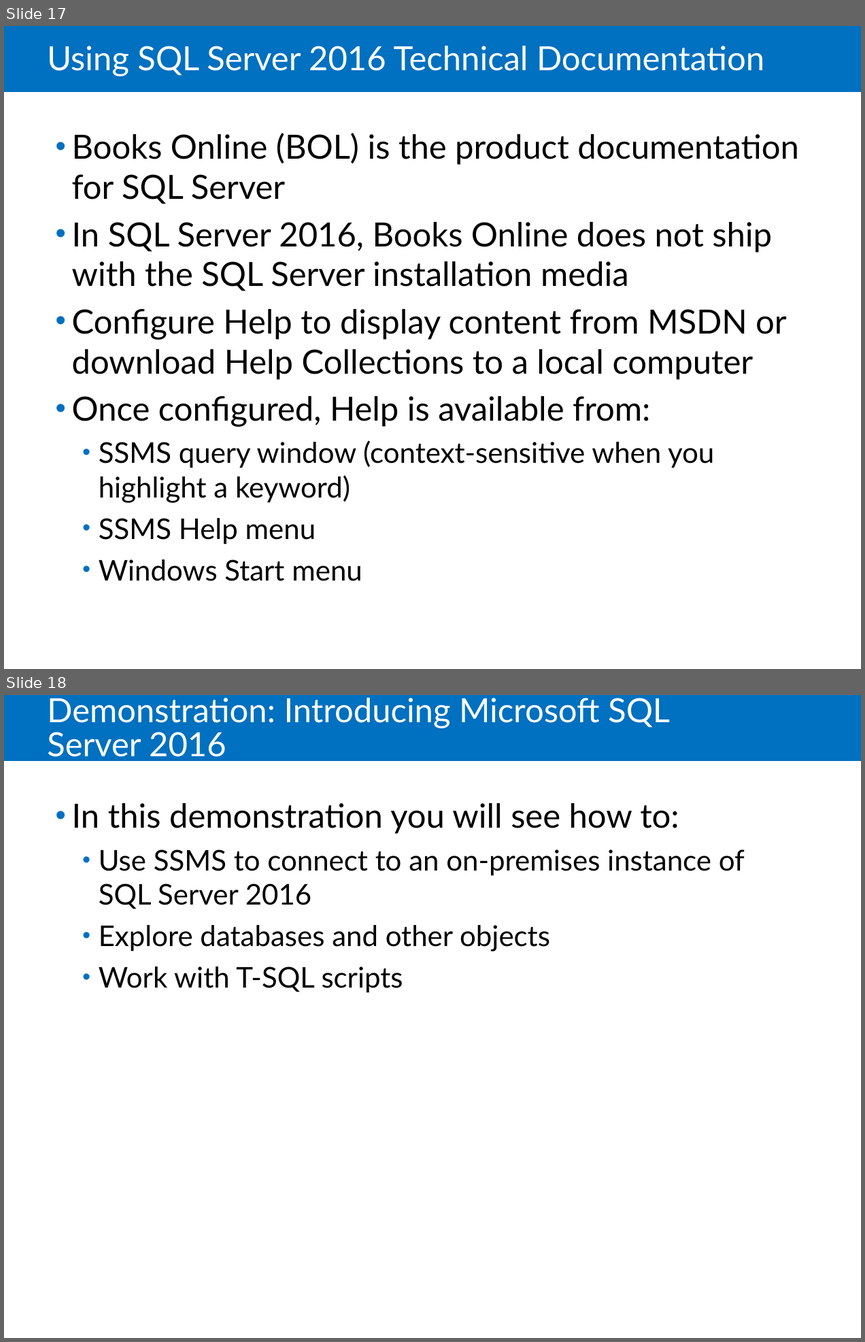
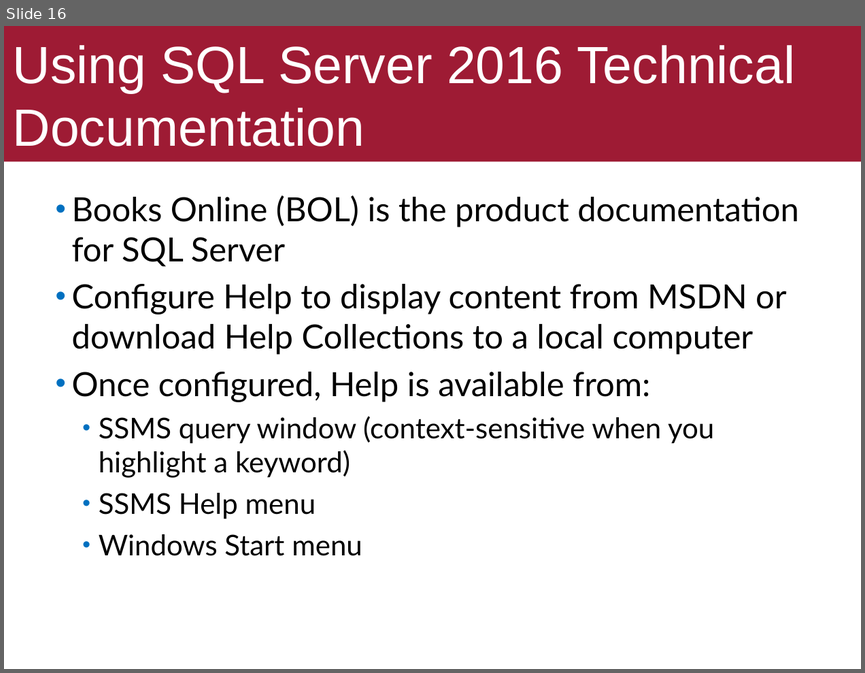
Before and after one commit to ekof-dss/teaching-samples-2021-22, a slide deck: presentations/05-03-ms-sql-server.ppt. Shown one above the other, each under a label of ours: slides 17 and 18 before the commit, slide 16 after it. The pictures are 865x1342 and 865x673 pixels, drawn with LibreOffice and Linux fonts; fonts in the diff are those of the drawing. Boxes give left, top, right and bottom in pixels: in the first picture for what was removed or moved away, otherwise in the second. Text is boxed around its words. In the diff, an @@ line names an element or a change of style, - is before the commit and + after.

```diff
--- a/presentations/05-03-ms-sql-server.ppt
+++ b/presentations/05-03-ms-sql-server.ppt
@@ slide 18 removed at [4, 695, 861, 1338], background #FFFFFF; not listed: 1 template element that a slide beside it also shows @@
@@ title removed at [47, 698, 670, 764] @@
-Demonstration: Introducing Microsoft SQL Server 2016
@@ text removed at [72, 803, 745, 993] @@
-• In this demonstration you will see how to:
-  • Use SSMS to connect to an on-premises instance of SQL Server 2016
-  • Explore databases and other objects
-  • Work with T-SQL scripts
@@ what was slide 17 is now slide 16 @@
@@ slide 16 changed as well @@
@@ title "Using SQL Server 2016 Technical ...": place and size @@
-title "Using SQL Server 2016 Technical ..." at [47, 46, 764, 76]
+title "Using SQL Server 2016 Technical ..." at [4, 26, 861, 161]
@@ title "Using SQL Server 2016 Technical ..." at [4, 26, 861, 161]: size 28 to 44 pt, font Lato to Arial; line spacing 0.85 to 1; fill none to #9E1B34 @@
@@ rectangle removed at [4, 26, 861, 92] @@
@@ text "Books Online (BOL) is the ...": place and size @@
-text "Books Online (BOL) is the ..." at [72, 133, 799, 581]
+text "Books Online (BOL) is the ..." at [72, 195, 799, 556]
@@ text at [72, 222, 772, 291]: paragraph removed @@
-• In SQL Server 2016, Books Online does not ship with the SQL Server installation media
```
Also in this commit, not shown: 14 other slides changed, 2 slides added, 7 other slides removed, 23 other files.
